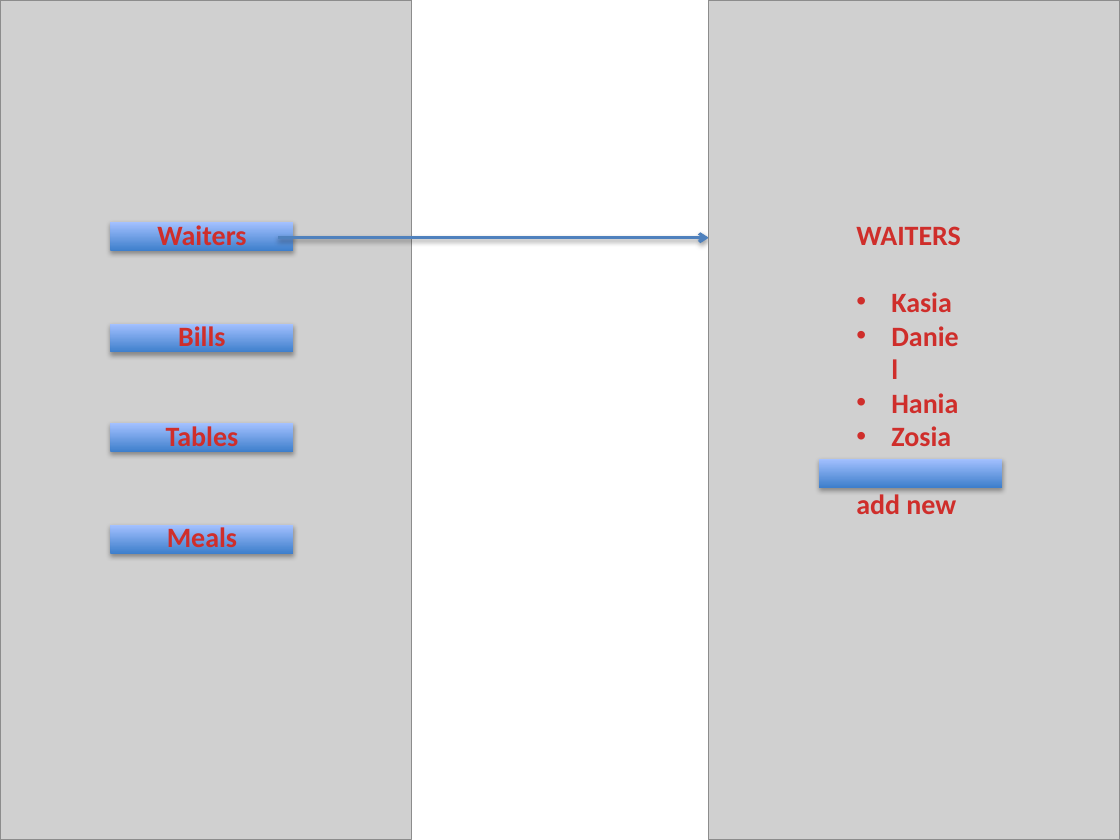
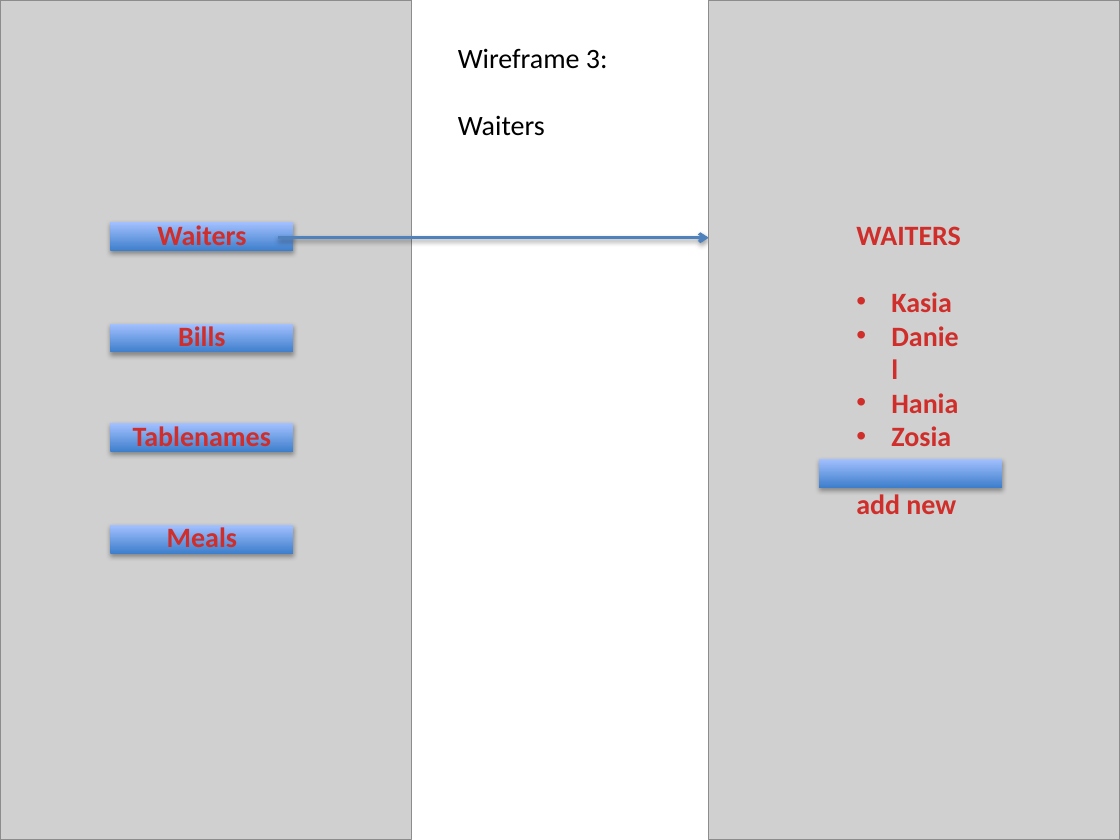
Before and after one commit to orbitka/RESTaurantApp, a slide deck: slide 7 of ERD+wireframes.pptx. Drawn at 1120x840 pixels with LibreOffice and Linux fonts; fonts in the diff are those of the drawing; grey boxes stand for pictures. Boxes give left, top, right and bottom in pixels: in the first picture for what was removed or moved away, otherwise in the second. Text is boxed around its words. In the diff, an @@ line names an element or a change of style, - is before the commit and + after.

```diff
--- a/ERD+wireframes.pptx
+++ b/ERD+wireframes.pptx
@@ text added at bbox=[458, 48, 608, 136], 18 pt, text #000000 @@
+Wireframe 3:
+Waiters
@@ text "Waiters": place and size @@
-text "Waiters" at bbox=[157, 222, 246, 554]
+text "Waiters" at bbox=[133, 222, 271, 554]
@@ text at bbox=[133, 423, 271, 453]: text changed @@
-Tables
+Tablenames
```
Also in this commit, not shown: 8 other slides changed, 59 other files.
